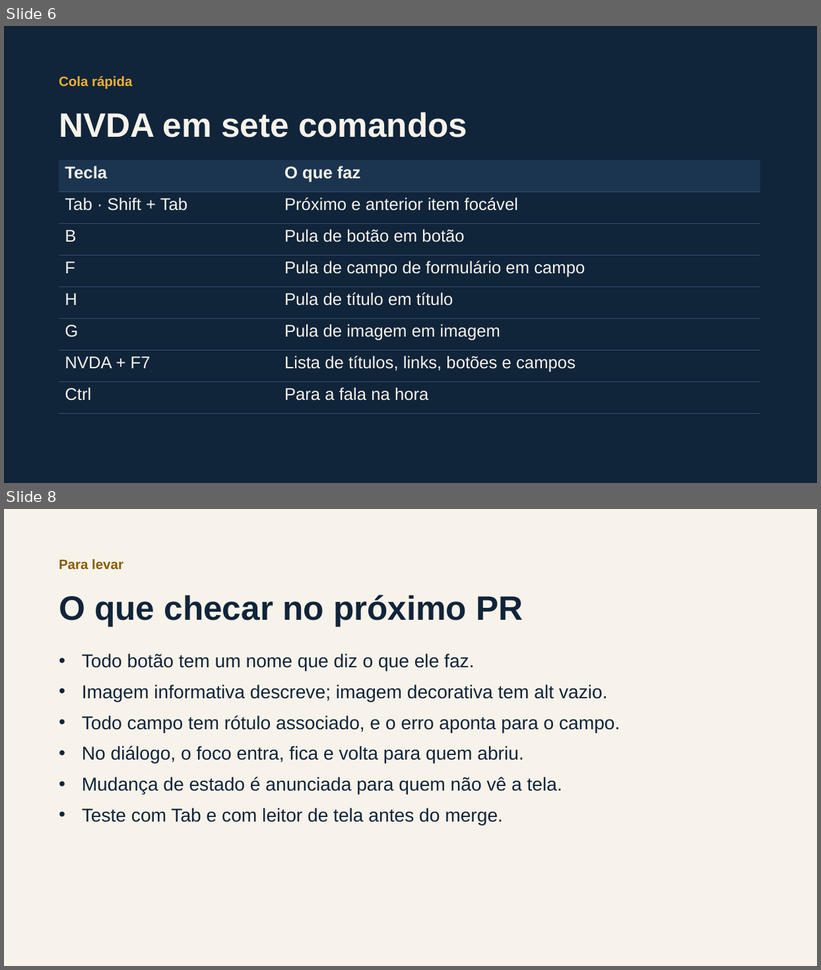
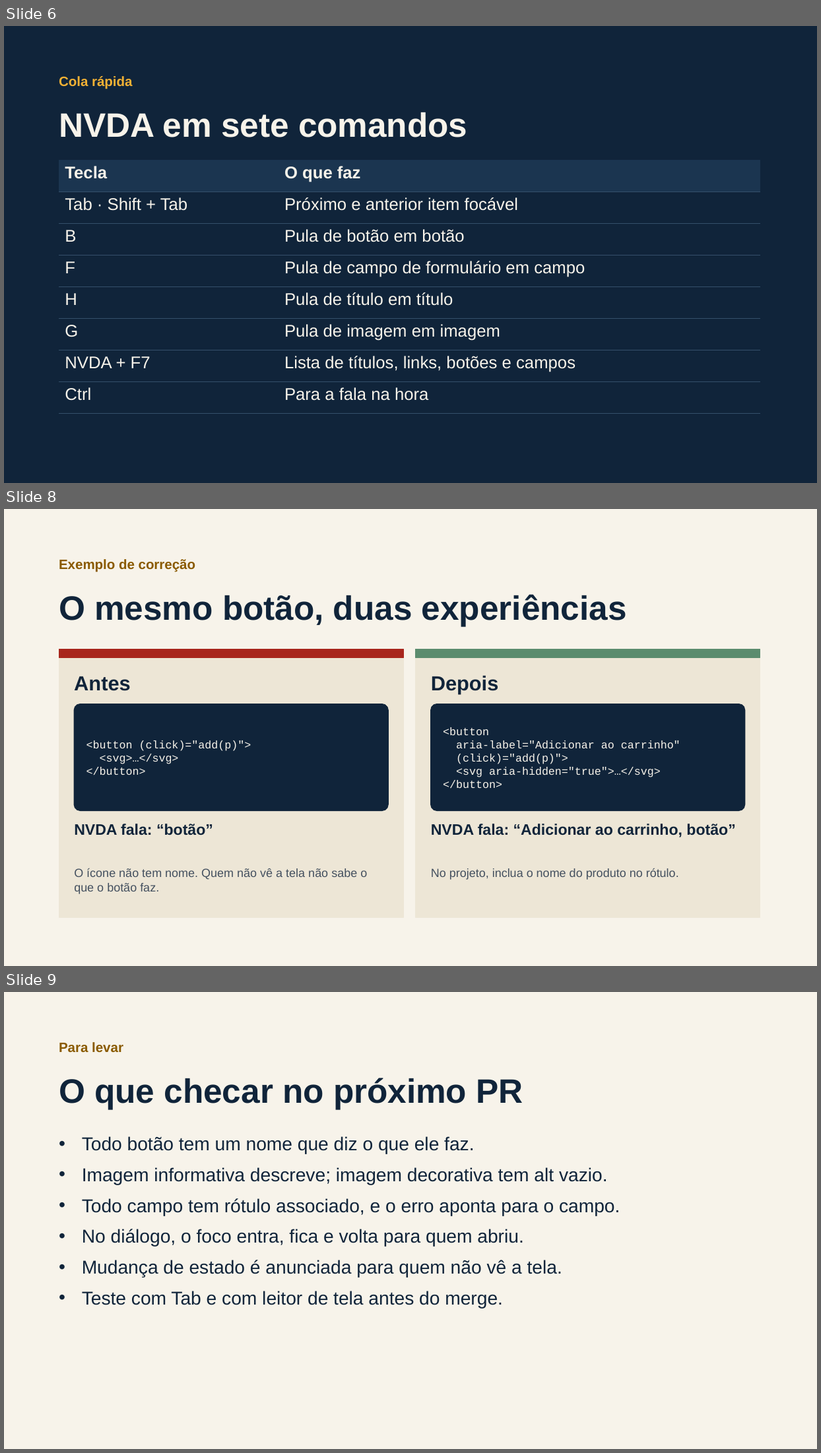
Before and after one commit to thafisG/workshop-a11y-angular, a slide deck: slides/workshop-a11y-angular-slides.pptx. Shown one above the other, each under a label of ours: slides 6 and 8 before the commit, slides 6, 8 and 9 after it; the slides between them are not shown. The pictures are 821x970 and 821x1453 pixels, drawn with LibreOffice and Linux fonts; fonts in the diff are those of the drawing. Boxes give left, top, right and bottom in pixels: in the first picture for what was removed or moved away, otherwise in the second. Text is boxed around its words. In the diff, an @@ line names an element or a change of style, - is before the commit and + after.

```diff
--- a/slides/workshop-a11y-angular-slides.pptx
+++ b/slides/workshop-a11y-angular-slides.pptx
@@ slide 8 added at box(4, 509, 817, 966), background #F7F3EA @@
@@ text added at box(59, 559, 195, 572), 16 pt, text #8A5A00, bold @@
+Exemplo de correção
@@ text added at box(59, 594, 627, 626), 40 pt, text #10243A, bold @@
+O mesmo botão, duas experiências
@@ rectangle added at box(59, 650, 403, 918), fill #EDE6D6, outline #EDE6D6 1 pt @@
@@ rectangle added at box(59, 650, 403, 658), fill #A8261D, outline #A8261D 1 pt @@
@@ rectangle added at box(416, 650, 760, 918), fill #EDE6D6, outline #EDE6D6 1 pt @@
@@ rectangle added at box(416, 650, 760, 658), fill #5B8C6E, outline #5B8C6E 1 pt @@
@@ text added at box(74, 676, 131, 691), 24 pt, text #10243A, bold @@
+Antes
@@ text added at box(431, 675, 499, 694), 24 pt, text #10243A, bold @@
+Depois
@@ rounded rectangle added at box(74, 704, 388, 811), fill #10243A, outline #10243A 1 pt @@
@@ rounded rectangle added at box(431, 704, 745, 811), fill #10243A, outline #10243A 1 pt @@
@@ text added at box(86, 741, 252, 775), 13 pt, text #F7F3EA @@
+<button (click)="add(p)">
+<svg>…</svg>
+</button>
@@ text added at box(443, 727, 680, 788), 13 pt, text #F7F3EA @@
+<button
+aria-label="Adicionar ao carrinho"
+(click)="add(p)">
+<svg aria-hidden="true">…</svg>
+</button>
@@ text added at box(74, 824, 213, 836), 18 pt, text #10243A, bold @@
+NVDA fala: “botão”
@@ text added at box(431, 824, 735, 838), 18 pt, text #10243A, bold @@
+NVDA fala: “Adicionar ao carrinho, botão”
@@ text added at box(74, 869, 367, 894), 14 pt, text #44505F @@
+O ícone não tem nome. Quem não vê a tela não sabe o que o botão faz.
@@ text added at box(431, 869, 679, 880), 14 pt, text #44505F @@
+No projeto, inclua o nome do produto no rótulo.
@@ what was slide 8 is now slide 9 @@
```
Also in this commit, not shown: 1 slide changed, 1 other slide added, 1 slide removed, 1 other file.
